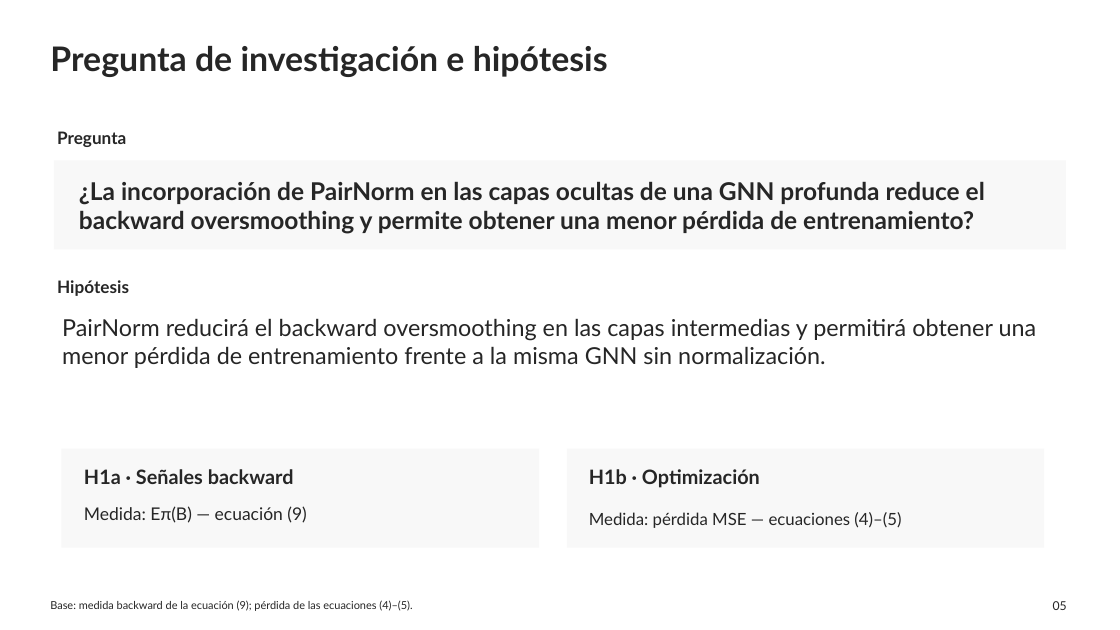
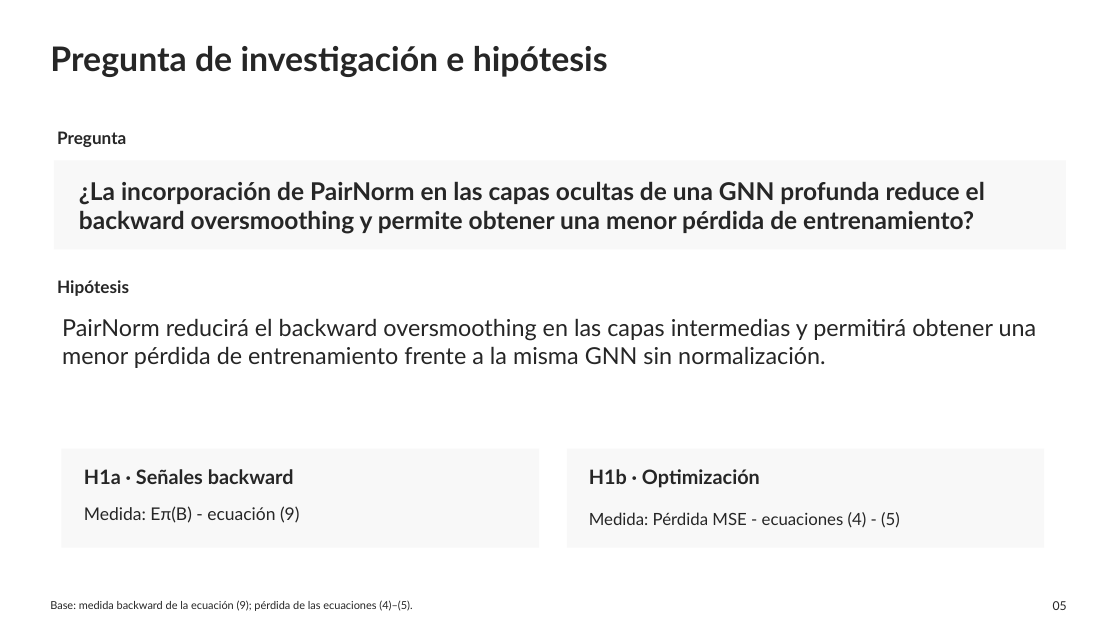
Before and after one commit to WeimarArenas/Proyecto-Grafos, a slide deck: slide 5 of Presentacion_Backward_Oversmoothing.pptx. Drawn at 1120x630 pixels with LibreOffice and Linux fonts; fonts in the diff are those of the drawing. Boxes give left, top, right and bottom in pixels: in the first picture for what was removed or moved away, otherwise in the second. Text is boxed around its words. In the diff, an @@ line names an element or a change of style, - is before the commit and + after.

```diff
--- a/Presentacion_Backward_Oversmoothing.pptx
+++ b/Presentacion_Backward_Oversmoothing.pptx
@@ text at (x1=84, y1=506, x2=299, y2=523): text changed @@
-Medida: Eπ(B) — ecuación (9)
+Medida: Eπ(B) - ecuación (9)
@@ text at (x1=589, y1=512, x2=900, y2=528): text changed @@
-Medida: pérdida MSE — ecuaciones (4)–(5)
+Medida: Pérdida MSE - ecuaciones (4) - (5)
```
Also in this commit, not shown: 8 other slides changed.
